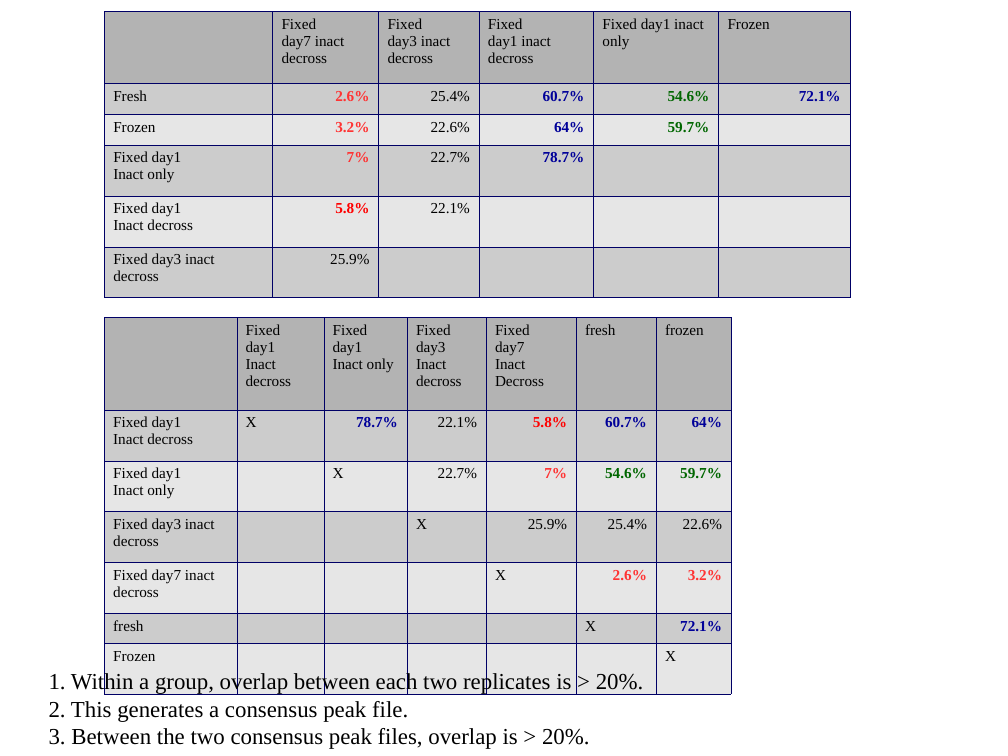
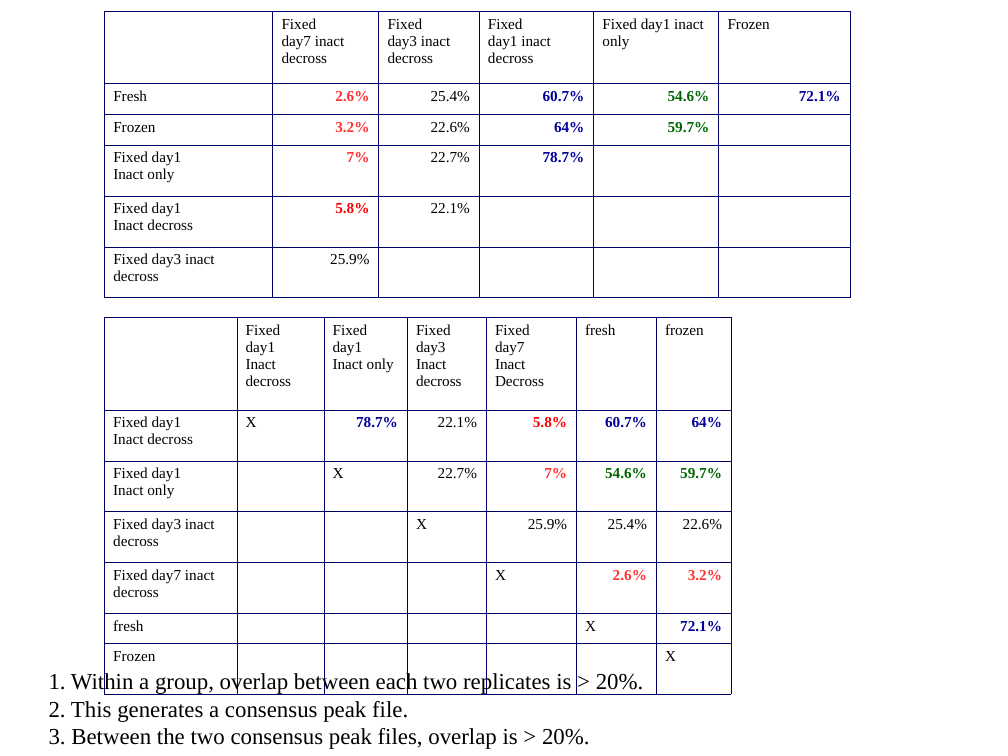
Before and after one commit to jknightlab/ATACseq_pipeline, a slide deck: slide 30 of Core_manuscript/Paper/Figures/ATAC_figures.odp (slide 28 before the commit). Drawn at 1008x756 pixels with LibreOffice and Linux fonts; fonts in the diff are those of the drawing. Boxes give left, top, right and bottom in pixels: in the first picture for what was removed or moved away, otherwise in the second. Text is boxed around its words. In the diff, an @@ line names an element or a change of style, - is before the commit and + after.

```diff
--- a/Core_manuscript/Paper/Figures/ATAC_figures.odp
+++ b/Core_manuscript/Paper/Figures/ATAC_figures.odp
@@ table at bbox=[104, 12, 850, 298] @@
@@ fill #B3B3B3 to none in 5 cells @@
@@ fill #CCCCCC to none in 12 cells @@
@@ fill #E6E6E6 to none in 8 cells @@
@@ table at bbox=[104, 317, 731, 665] @@
@@ fill #B3B3B3 to none in 6 cells @@
@@ fill #CCCCCC to none in 15 cells @@
@@ fill #E6E6E6 to none in 12 cells @@
```
Also in this commit, not shown: 1 other slide changed, 2 slides added.
